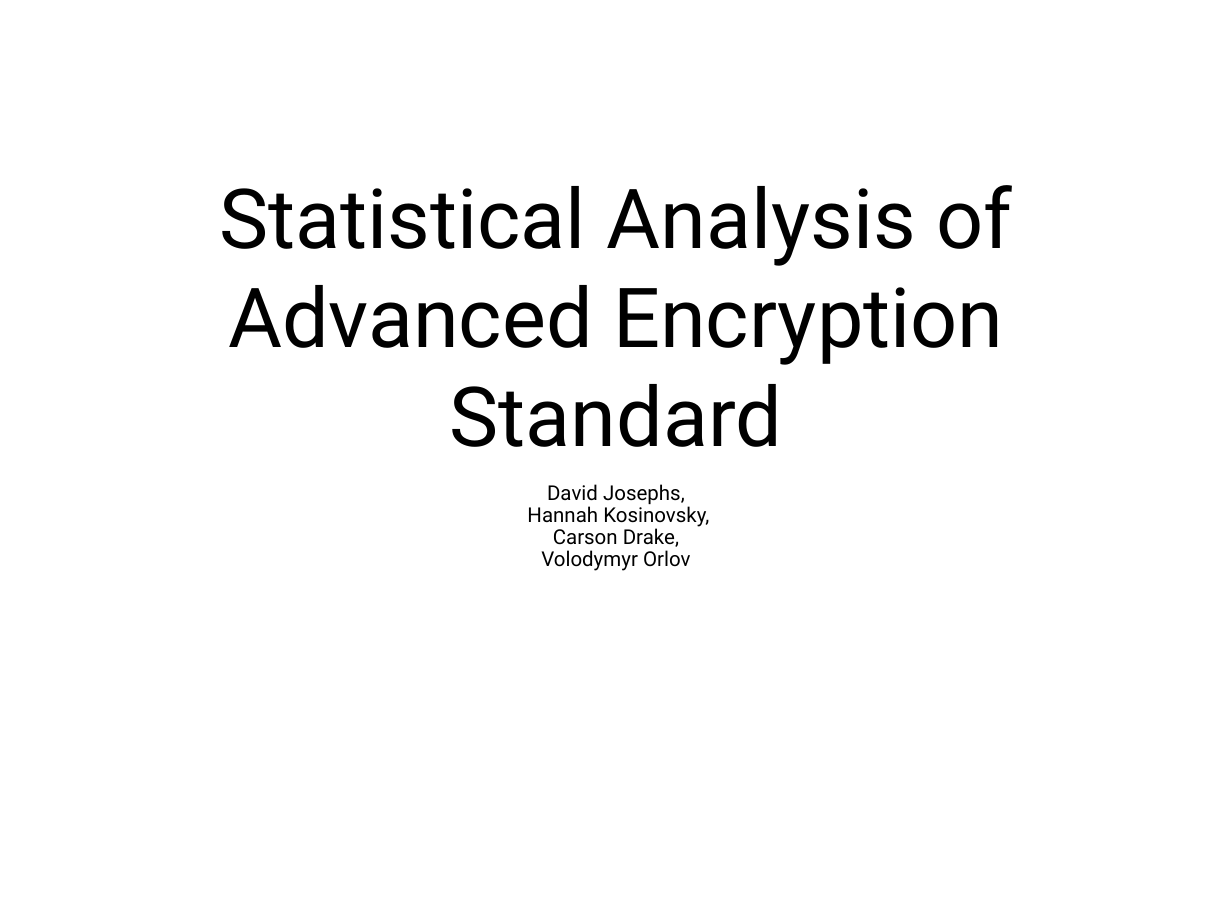
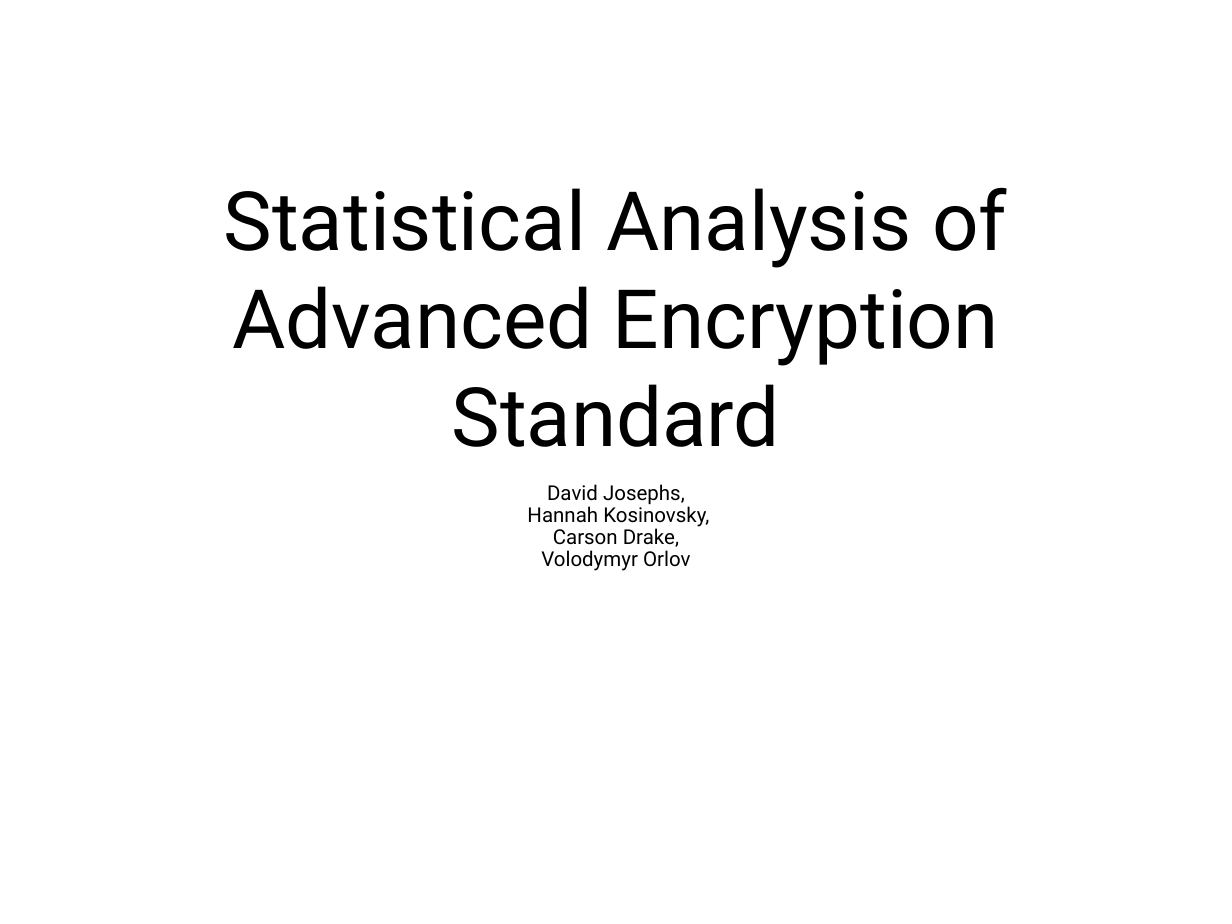
Before and after one commit to drake-smu/MainFrame_7349, a slide deck: slide 1 of reports/presentation.pptx. Drawn at 1232x924 pixels with LibreOffice and Linux fonts; fonts in the diff are those of the drawing. Boxes give left, top, right and bottom in pixels: in the first picture for what was removed or moved away, otherwise in the second. Text is boxed around its words. In the diff, an @@ line names an element or a change of style, - is before the commit and + after.

```diff
--- a/reports/presentation.pptx
+++ b/reports/presentation.pptx
@@ title "Statistical Analysis of Advanced Encryption ..." at <box>224,187,1007,447</box>: size 68.8 to 68 pt @@
```
Also in this commit, not shown: 1 slide added, 1 slide removed.
